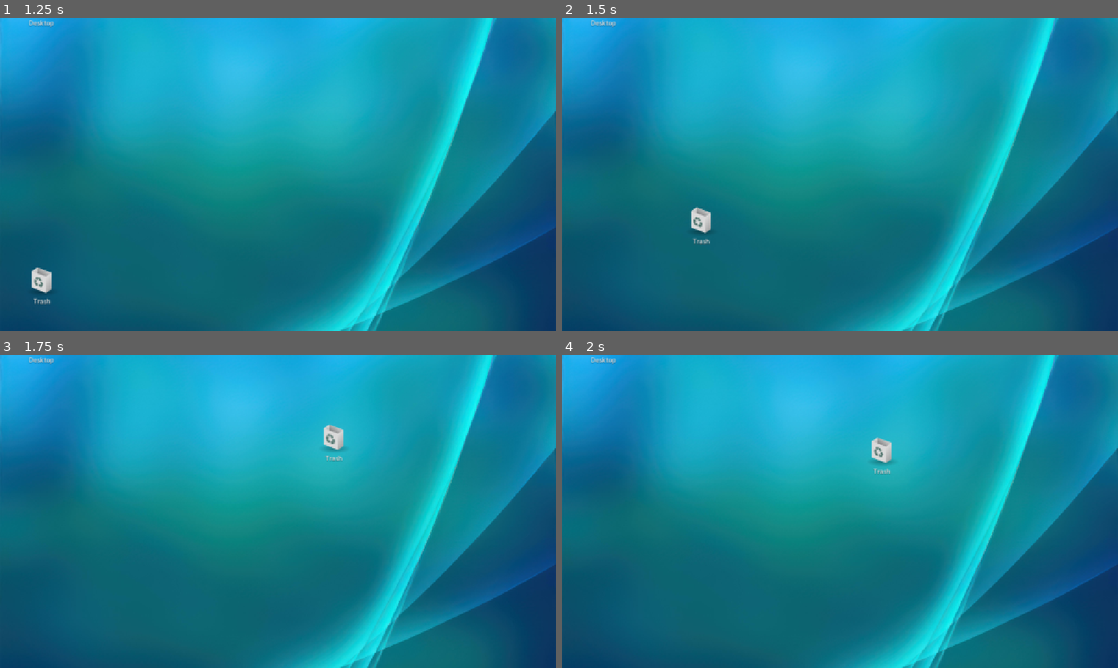
Above: before the commit, frames 1-4 (two rows, left to right).
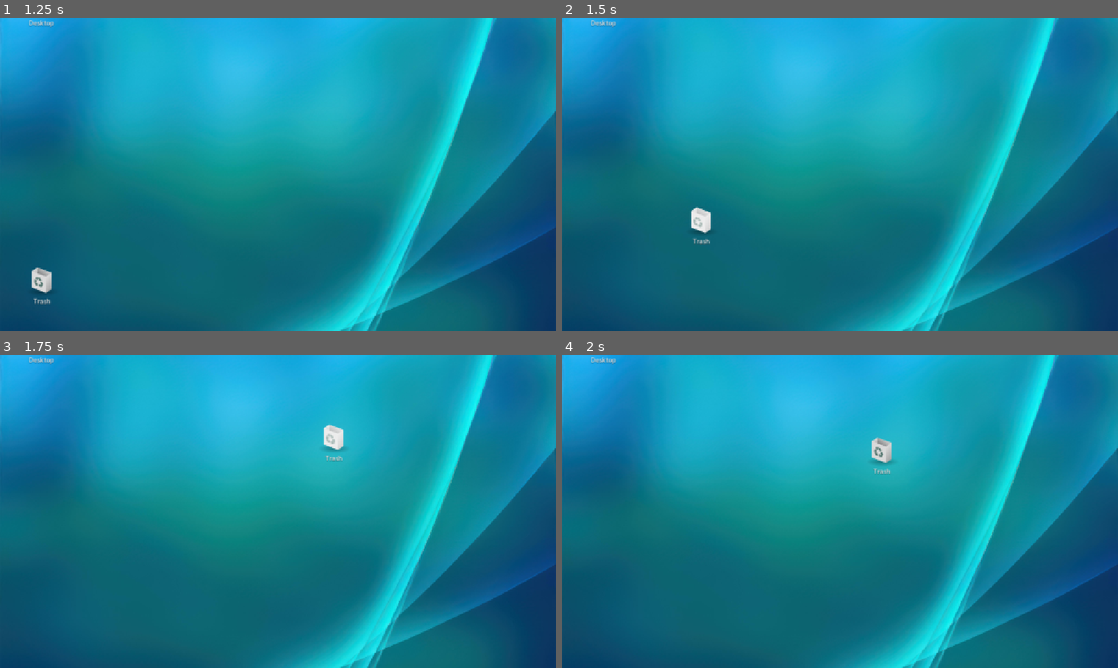
Above: after the commit, the same moments.

Repository: kaminaryu/project-found-footage
Game: Godot game, scene res://Scenes/Mechanism/Desktop/Desktopwindow.tscn
Two runs of this game, one before a commit and one after it. Both use one fixed random seed, a clock stepped at 60 frames per second and the inputs below. This scene is started directly instead of the project's main scene. Sound files missing from this copy of the repository are replaced by a short silence.
Inputs (mouse positions are in pixels of both pictures, inside the frame that each line leads up to):
- Up to frame 1 (1.25 s): click (44, 280) at 0.5 s
- Up to frame 2 (1.5 s): tap Enter (ui_accept) at 1.25 s; drag from (606, 287) to (895, 105) at 1.27 s
- Up to frame 3 (1.75 s): no input
- Up to frame 4 (2 s): no input

Frame 1 is identical in both runs. In frame 2, 0.1% of the frame differs, in the area x 23-27%, y 60-69%; in frame 3, 0.1%; in frame 4, nothing differs.

Commit message:
Added icon flashing upon click

Diff:
--- a/Objects/Mechanism/Desktop/desktop_icon.gd
+++ b/Objects/Mechanism/Desktop/desktop_icon.gd
@@ -210,7 +210,6 @@
 		return
 
 	click_counter += 1
-
 	var timer = Timer.new()
 	timer.wait_time = CLICK_BUFFER_TIME_S
 	timer.timeout.connect(_click_no_longer_double_clicking_idk_what_to_name.bind(timer))
@@ -223,3 +222,11 @@
 	click_counter -= 1
 	click_counter = max(click_counter, 0)
 	timer.queue_free()
+
+
+func _on_thumbnail_button_down() -> void:
+	thumbnail.material.set_shader_parameter("flash_value", 0.5);
+
+
+func _on_thumbnail_button_up() -> void:
+	thumbnail.material.set_shader_parameter("flash_value", 0);
--- /dev/null
+++ b/Objects/Mechanism/Desktop/desktop_icon.gdshader
@@ -0,0 +1,8 @@
+shader_type canvas_item;
+
+uniform vec4 flash_color : source_color = vec4(1.0, 1.0, 1.0, 1.0);
+uniform float flash_value : hint_range(0.0, 1.0, 0.1) = 0.0;
+
+void fragment() {
+    COLOR = mix(COLOR, vec4(flash_color.rgb, COLOR.a), flash_value);
+}
--- a/Objects/Mechanism/Desktop/desktop_icon.tscn
+++ b/Objects/Mechanism/Desktop/desktop_icon.tscn
@@ -3,7 +3,14 @@
 [ext_resource type="Script" uid="uid://dfjm8xpo2fvwo" path="res://Objects/Mechanism/Desktop/desktop_icon.gd" id="1_1e36j"]
 [ext_resource type="Texture2D" uid="uid://ce6lj1tkw350x" path="res://Assets/UI/Desktop/Icons/shadow.png" id="2_ihjny"]
 [ext_resource type="Texture2D" uid="uid://bib1j72nk2v3q" path="res://Assets/UI/Desktop/Icons/DefaultIcon64.png" id="2_ul37v"]
+[ext_resource type="Shader" uid="uid://dig1o0hfd4xnb" path="res://Objects/Mechanism/Desktop/desktop_icon.gdshader" id="3_o74po"]
 [ext_resource type="Theme" uid="uid://d2l02gv7kimjr" path="res://Themes/desktop.tres" id="3_qrgc2"]
+
+[sub_resource type="ShaderMaterial" id="ShaderMaterial_mo6sd"]
+resource_local_to_scene = true
+shader = ExtResource("3_o74po")
+shader_parameter/flash_color = Color(1, 1, 1, 1)
+shader_parameter/flash_value = 0.0
 
 [node name="DesktopIcon" type="VBoxContainer" unique_id=1524986701 node_paths=PackedStringArray("thumbnail", "name_label")]
 offset_right = 90.0
@@ -31,6 +38,7 @@
 texture = ExtResource("2_ihjny")
 
 [node name="Thumbnail" type="TextureButton" parent="Thumbnail" unique_id=970115271]
+material = SubResource("ShaderMaterial_mo6sd")
 custom_minimum_size = Vector2(64, 64)
 custom_maximum_size = Vector2(64, 64)
 layout_mode = 0
@@ -50,4 +58,6 @@
 text = "Application"
 horizontal_alignment = 1
 
+[connection signal="button_down" from="Thumbnail/Thumbnail" to="." method="_on_thumbnail_button_down"]
+[connection signal="button_up" from="Thumbnail/Thumbnail" to="." method="_on_thumbnail_button_up"]
 [connection signal="pressed" from="Thumbnail/Thumbnail" to="." method="_on_thumbnail_pressed"]
Not shown, added: Objects/Mechanism/Desktop/desktop_icon.gdshader.uid
